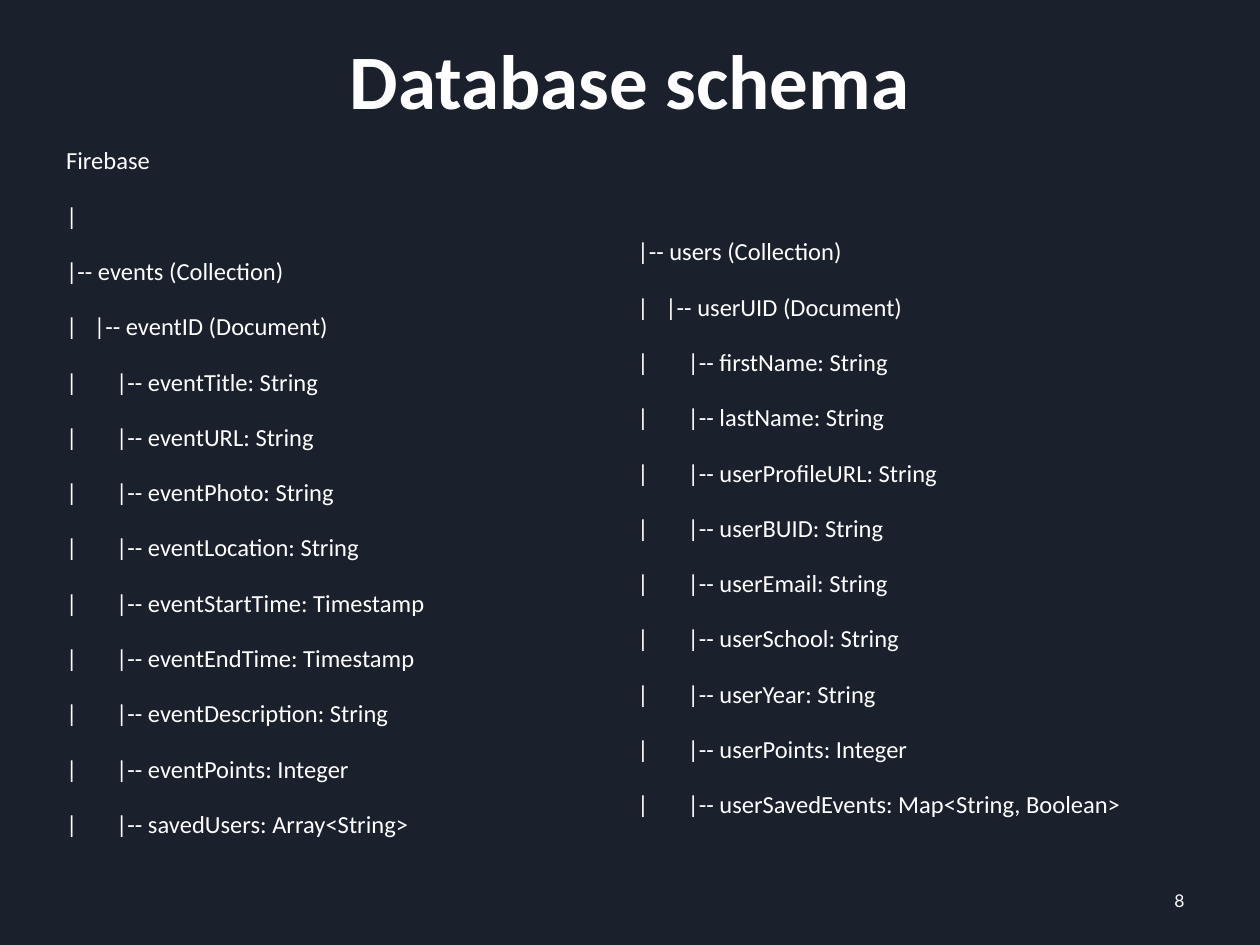
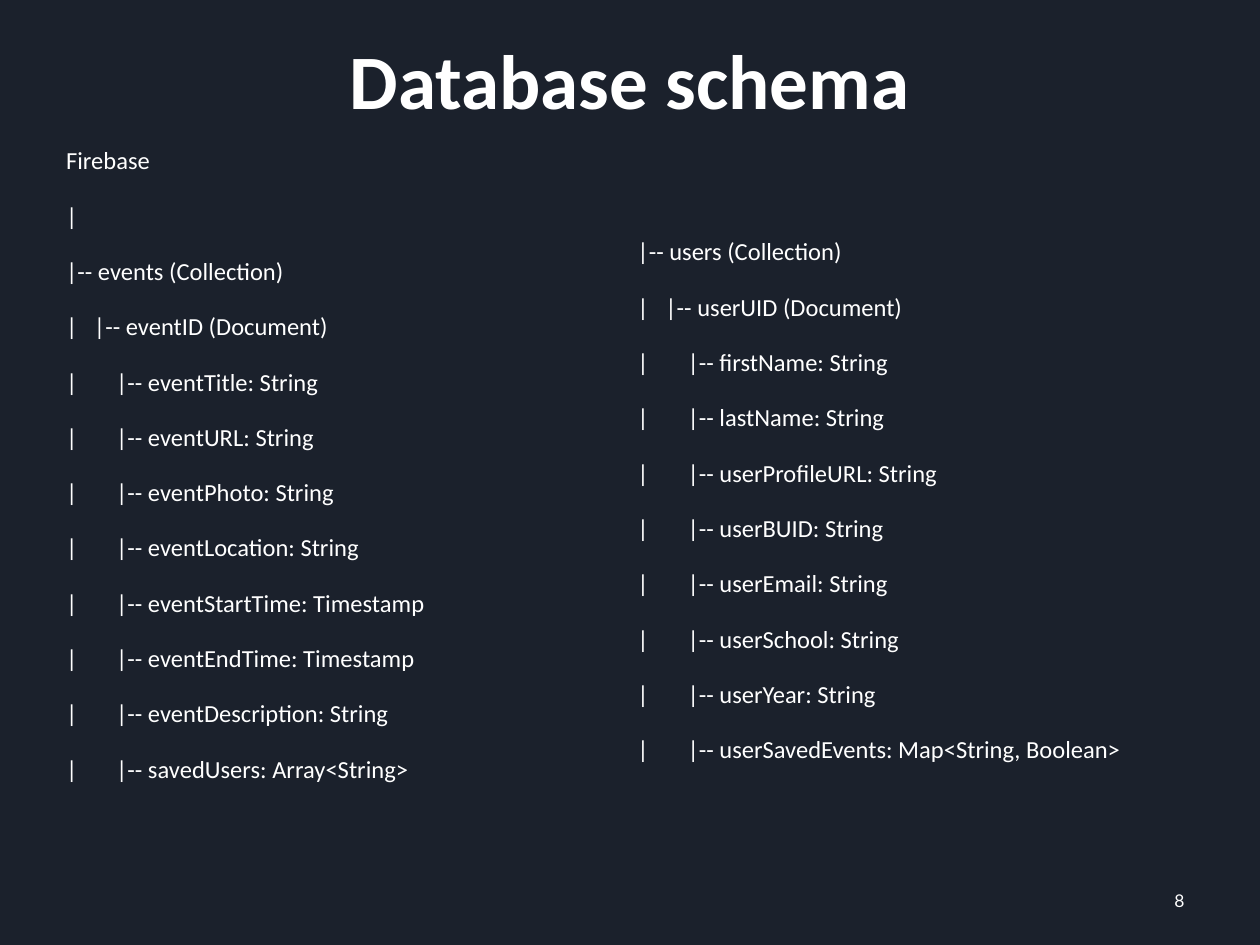
Before and after one commit to YuchenCao1/Jialong-Yuchen-Zihan-Team-BU-Event-Planer, a slide deck: slide 8 of Sprint_1_PRE.pptx. Drawn at 1260x945 pixels with LibreOffice and Linux fonts; fonts in the diff are those of the drawing. Boxes give left, top, right and bottom in pixels: in the first picture for what was removed or moved away, otherwise in the second. Text is boxed around its words. In the diff, an @@ line names an element or a change of style, - is before the commit and + after.

```diff
--- a/Sprint_1_PRE.pptx
+++ b/Sprint_1_PRE.pptx
@@ text at (x1=719, y1=741, x2=907, y2=763): paragraph removed @@
-| |-- userPoints: Integer
@@ text at (x1=148, y1=761, x2=348, y2=783): paragraph removed @@
-| |-- eventPoints: Integer
```
